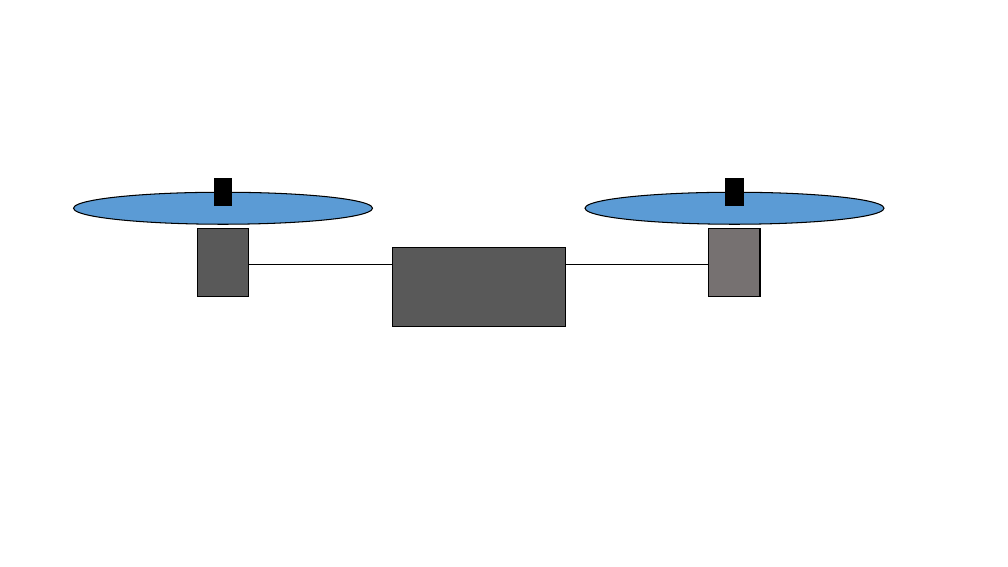
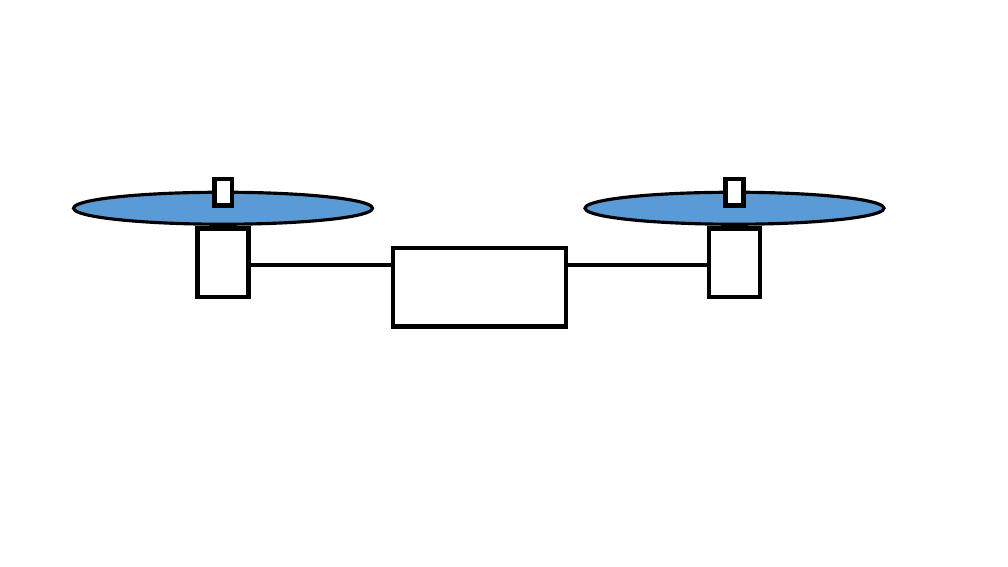
Before and after one commit to doraiden555/git_for_SII, a slide deck: slide 6 of パワポ/fig/プレゼンテーション1.pptx. Drawn at 1008x567 pixels with LibreOffice and Linux fonts; fonts in the diff are those of the drawing. Boxes give left, top, right and bottom in pixels: in the first picture for what was removed or moved away, otherwise in the second. Text is boxed around its words. In the diff, an @@ line names an element or a change of style, - is before the commit and + after.

```diff
--- a/パワポ/fig/プレゼンテーション1.pptx
+++ b/パワポ/fig/プレゼンテーション1.pptx
@@ rectangle at (x1=214, y1=179, x2=231, y2=206): fill #000000 to #FFFFFF; outline #000000 1 pt to #000000 4.5 pt @@
@@ rectangle at (x1=726, y1=179, x2=743, y2=206): fill #000000 to #FFFFFF; outline #000000 1 pt to #000000 4.5 pt @@
@@ ellipse at (x1=73, y1=192, x2=372, y2=224): outline #000000 1 pt to #000000 3 pt @@
@@ ellipse at (x1=585, y1=192, x2=884, y2=224): outline #000000 1 pt to #000000 3 pt @@
@@ rectangle at (x1=197, y1=229, x2=249, y2=297): fill #595959 to #FFFFFF; outline #000000 1 pt to #000000 4.5 pt @@
@@ rectangle at (x1=709, y1=229, x2=761, y2=297): fill #767171 to #FFFFFF; outline #000000 1 pt to #000000 4.5 pt @@
@@ line (392, 265) - (249, 265): stroke #000000 1 pt to #000000 4.5 pt @@
@@ rectangle at (x1=393, y1=248, x2=566, y2=327): fill #595959 to #FFFFFF; outline #000000 1 pt to #000000 4.5 pt @@
@@ line (709, 265) - (566, 265): stroke #000000 1 pt to #000000 4.5 pt @@
```
Also in this commit, not shown: 2 slides added, 9 other files.
